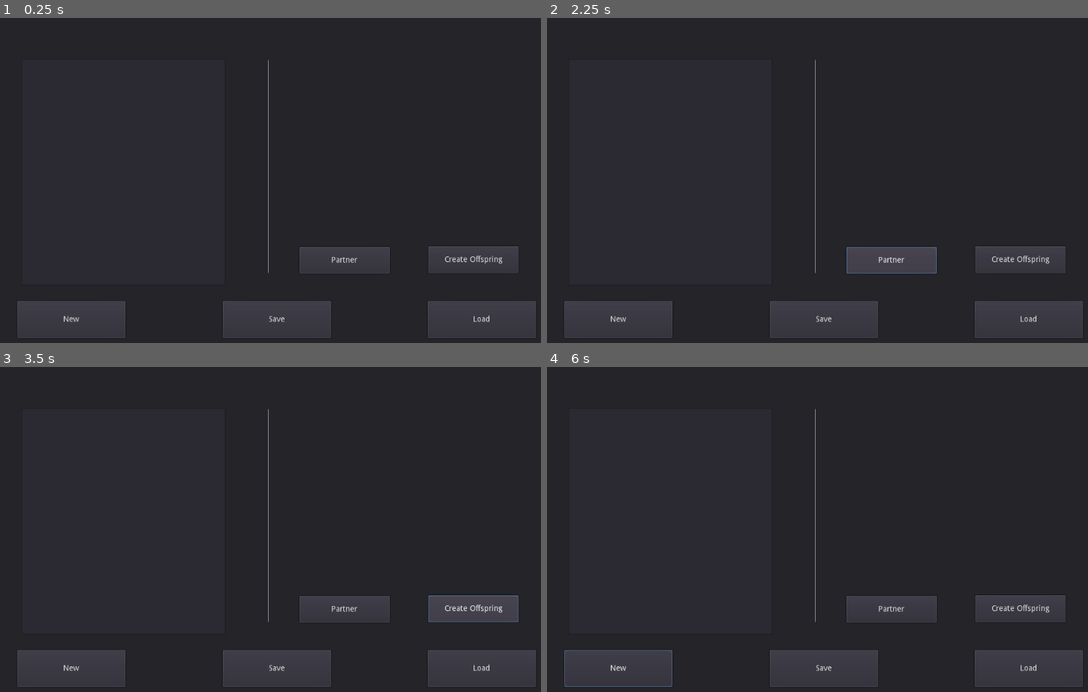
Above: before the commit, frames 1-4 (two rows, left to right).
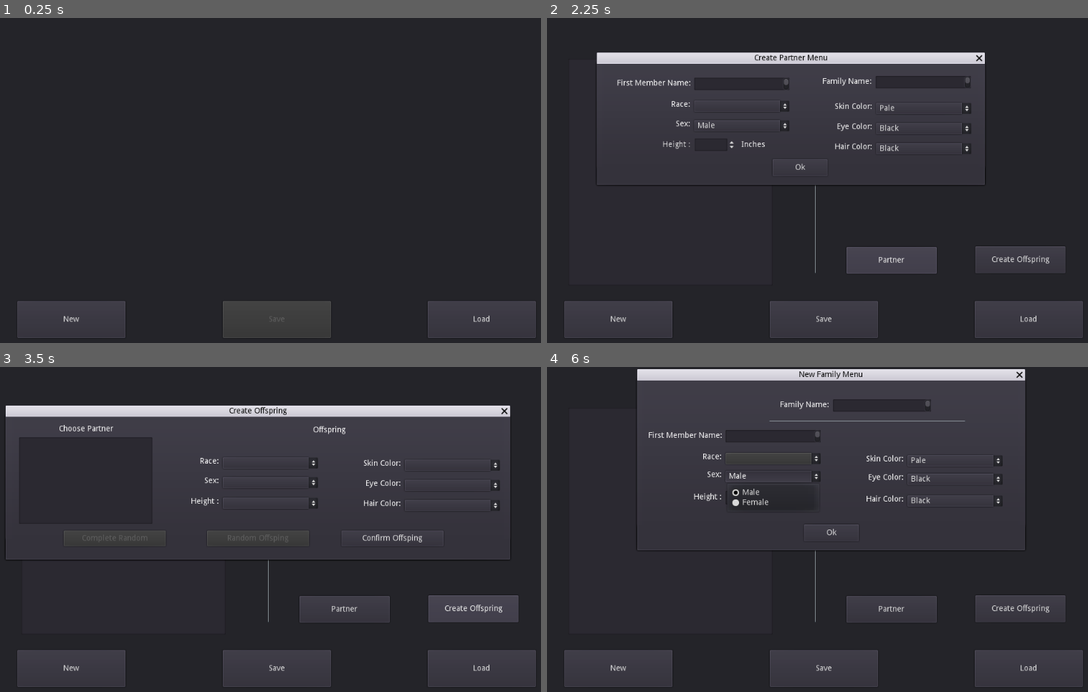
Above: after the commit, the same moments.

Repository: LastDekay/blackflea90
Game: Godot game, scene res://FamilyGen.tscn
Two runs of this game, one before a commit and one after it. Both use one fixed random seed, a clock stepped at 60 frames per second and the inputs below. The project has no main scene, so this scene is started directly.
Inputs (mouse positions are in pixels of both pictures, inside the frame that each line leads up to):
- Up to frame 1 (0.25 s): no input
- Up to frame 2 (2.25 s): click "Load" at 0.5 s; click "Load" at 1.25 s; click "Partner" at 2 s
- Up to frame 3 (3.5 s): click "Create Offspring" at 2.75 s
- Up to frame 4 (6 s): click (817, 464) at 3.52 s; click "Save" at 4.25 s; click "New" at 5 s; click (774, 477) at 5.75 s, where only the run after the commit has a clickable "Male"

The runs differ from the first frame. In frame 1, 1.9% of the frame differs, in the area x 49-96%, y 12-94%; in frame 2, 9.8%; in frame 3, 17%; in frame 4, 17%, in the area x 3-89%, y 0-99%.
Error after the commit: Invalid get index '0' (on base: 'PoolIntArray'). (res://FamilyGen.gd:120)

Commit message:
more UI interconnections and structure

Diff:
--- a/Control.gd
+++ b/Control.gd
@@ -36,6 +36,11 @@
 # Called when the node enters the scene tree for the first time.
 func _ready():
 	pass # Replace with function body.
+	#ternary condition test
+	#var a = 8
+	#var b = 7
+	#print(a if 7<1 else b)
+	#print(familyCurrent.family.name)
 
 
 # Called every frame. 'delta' is the elapsed time since the previous frame.
--- a/FamilyGen.gd
+++ b/FamilyGen.gd
@@ -1,8 +1,8 @@
 extends Control
 
 
-var charaTemp = load("res://scripts/character.gd").new()
-
+var charaTemp = preload("res://scripts/character.gd").new()
+var familyCurrent = load("res://scripts/family.gd").new()
 
 # Called when the node enters the scene tree for the first time.
 func _ready():
@@ -10,15 +10,113 @@
 	var window_size = OS.get_window_size()
 	var centered_pos = (screen_size - window_size) / 2
 	OS.set_window_position(centered_pos)
-	#get_node("BackGround/FamilyDisplays").hide()
+	get_node("BackGround/FamilyDisplays").hide()
+	readyCreateMenus()
 
 
-# Called every frame. 'delta' is the elapsed time since the previous frame.
-#func _process(delta):
-#	pass
+func readyCreateMenus():
+	for sex in charaTemp.sex:
+		get_node("BackGround/FamilyDisplays/NewPartnerWindowDialog/NewSex/OptionButton").add_item(sex)
+		get_node("BackGround/MenuButtons/NewFamilyWindowDialog/NewSex/OptionButton").add_item(sex)
+
+	for skin in charaTemp.skin:
+		get_node("BackGround/FamilyDisplays/NewPartnerWindowDialog/NewSkin/OptionButton").add_item(skin)
+		get_node("BackGround/MenuButtons/NewFamilyWindowDialog/NewSkin/OptionButton") .add_item(skin)
+
+	for hColor in charaTemp.hColor:
+		get_node("BackGround/FamilyDisplays/NewPartnerWindowDialog/NewHair/OptionButton").add_item(hColor)
+		get_node("BackGround/MenuButtons/NewFamilyWindowDialog/NewHair/OptionButton").add_item(hColor)
+
+	for eColor in charaTemp.color:
+		get_node("BackGround/FamilyDisplays/NewPartnerWindowDialog/NewEye/OptionButton").add_item(eColor)
+		get_node("BackGround/MenuButtons/NewFamilyWindowDialog/NewEye/OptionButton").add_item(eColor)
 
 
+#New Family Button
 func _on_NewFamilyButton_pressed():
-	#Testing creating new character
-	var newCharacter = charaTemp.genCharacter()
-	print(newCharacter)
+	get_node("BackGround/MenuButtons/NewFamilyWindowDialog").popup()
+
+func _on_NewFamComButton_pressed():
+	familyCurrent.name = get_node("BackGround/MenuButtons/NewFamilyWindowDialog/FamName/TextEdit").get_text()
+	get_node("BackGround/MenuButtons/NewFamilyWindowDialog").hide()
+	get_node("BackGround/MenuButtons/SaveFamilyButton").disabled = false
+	get_node("BackGround/FamilyDisplays").show()
+
+
+#Tier 0: only leads to create new partner window
+func _on_ChoosePartnerButton_pressed():
+	get_node("BackGround/FamilyDisplays/NewPartnerWindowDialog").popup()
+
+#Create new Partner UI
+func _on_NewPartComButton_pressed():
+	get_node("BackGround/FamilyDisplays/NewPartnerWindowDialog").hide()
+
+
+#Bring up offspringUI
+func _on_CreateOffspringButton_pressed():
+	get_node("BackGround/FamilyDisplays/CreateOffspringWindow").popup()
+
+#Create new offspring UI
+func _on_ConfirmOffspringButton_pressed():
+	get_node("BackGround/FamilyDisplays/CreateOffspringWindow").hide()
+
+
+
+
+#Save and Load Functions
+func saveFam(content):
+	var saveTestName = "user://" + familyCurrent.family.name + ".dat"
+	print("content:",content,"\npath:",saveTestName)
+	var file = File.new()
+	file.open(saveTestName, File.WRITE)
+	#file.store_string(str(content))
+	file.store_line(JSON.print(content))
+	file.close()
+
+func load_game(path):
+	var file = File.new()
+	file.open(path, File.READ)
+	#var content = file.get_as_text()
+	var content = JSON.parse(file.get_line())
+	var finalCont = content.get_result()
+	print(finalCont)
+	file.close()
+	return content.get_result()
+
+func dir_contents(path):
+	get_node("BackGround/MenuButtons/LoadWindowDialog/LoadFileItemList").clear()
+	var dir = Directory.new()
+	if dir.open(path) == OK:
+		dir.list_dir_begin()
+		var file_name = dir.get_next()
+		while file_name != "":
+			if dir.current_is_dir():
+				print("Found directory: " + file_name)
+
+			else:
+				get_node("BackGround/MenuButtons/LoadWindowDialog/LoadFileItemList").add_item(file_name)
+				print("Found file: " + file_name)
+			file_name = dir.get_next()
+	else:
+		print("An error occurred when trying to access the path.")
+
+func _on_SaveFamilyButton_pressed():
+	saveFam(familyCurrent.family)
+
+
+func _on_LoadFamilyButton_pressed():
+	get_node("BackGround/MenuButtons/LoadWindowDialog").popup()
+	#Load files
+	dir_contents("user://")
+
+
+func _on_DeleteFileButton_pressed():
+	pass # Replace with function body.
+
+func _on_LoadFileButton_pressed():
+	get_node("BackGround/FamilyDisplays").show()
+	get_node("BackGround/MenuButtons/LoadWindowDialog").hide()
+	get_node("BackGround/MenuButtons/SaveFamilyButton").disabled = false
+	var pathLocInIL = get_node("BackGround/MenuButtons/LoadWindowDialog/LoadFileItemList").get_selected_items()[0]
+	var pathName = get_node("BackGround/MenuButtons/LoadWindowDialog/LoadFileItemList").get_item_text(pathLocInIL)
+	familyCurrent.family =  load_game(pathName)
--- a/FamilyGen.tscn
+++ b/FamilyGen.tscn
@@ -140,13 +140,23 @@
 margin_top = 138.0
 margin_right = 167.0
 margin_bottom = 152.0
+rect_scale = Vector2( 1.00383, 1 )
 text = "Height :"
 align = 2
 
-[node name="OptionButton" type="OptionButton" parent="BackGround/FamilyDisplays/NewPartnerWindowDialog/NewHeight"]
-margin_left = 138.0
-margin_right = 308.0
-margin_bottom = 20.0
+[node name="SpinBox" type="SpinBox" parent="BackGround/FamilyDisplays/NewPartnerWindowDialog/NewHeight"]
+margin_left = 138.0
+margin_top = -4.0
+margin_right = 212.0
+margin_bottom = 20.0
+rect_scale = Vector2( 1, 0.91252 )
+allow_greater = true
+
+[node name="Label" type="Label" parent="BackGround/FamilyDisplays/NewPartnerWindowDialog/NewHeight"]
+margin_left = 221.152
+margin_right = 307.152
+margin_bottom = 17.0
+text = "Inches"
 
 [node name="NewEye" type="Label" parent="BackGround/FamilyDisplays/NewPartnerWindowDialog"]
 margin_left = 361.0
@@ -186,7 +196,6 @@
 text = "Ok"
 
 [node name="CreateOffspringWindow" type="WindowDialog" parent="BackGround/FamilyDisplays"]
-visible = true
 margin_left = 28.0
 margin_top = 89.0
 margin_right = 929.0
@@ -362,6 +371,7 @@
 margin_right = 96.5
 margin_bottom = 33.0
 rect_pivot_offset = Vector2( -281, -61 )
+disabled = true
 text = "Save"
 
 [node name="LoadFamilyButton" type="Button" parent="BackGround/MenuButtons"]
@@ -423,7 +433,7 @@
 [node name="TextEdit" type="TextEdit" parent="BackGround/MenuButtons/NewFamilyWindowDialog/FamName"]
 margin_left = 138.0
 margin_top = -3.0
-margin_right = 308.0
+margin_right = 313.0
 margin_bottom = 19.0
 
 [node name="NewGivenName" type="Label" parent="BackGround/MenuButtons/NewFamilyWindowDialog"]
@@ -452,6 +462,7 @@
 margin_left = 138.0
 margin_right = 308.0
 margin_bottom = 20.0
+disabled = true
 
 [node name="NewSex" type="Label" parent="BackGround/MenuButtons/NewFamilyWindowDialog"]
 margin_left = 20.0
@@ -487,10 +498,18 @@
 text = "Height :"
 align = 2
 
-[node name="OptionButton" type="OptionButton" parent="BackGround/MenuButtons/NewFamilyWindowDialog/NewHeight"]
-margin_left = 138.0
-margin_right = 308.0
-margin_bottom = 20.0
+[node name="OptionButton" type="SpinBox" parent="BackGround/MenuButtons/NewFamilyWindowDialog/NewHeight"]
+margin_left = 138.0
+margin_top = -4.0
+margin_right = 212.0
+margin_bottom = 20.0
+allow_greater = true
+
+[node name="Label" type="Label" parent="BackGround/MenuButtons/NewFamilyWindowDialog/NewHeight"]
+margin_left = 216.0
+margin_right = 308.0
+margin_bottom = 14.0
+text = "Inches"
 
 [node name="NewEye" type="Label" parent="BackGround/MenuButtons/NewFamilyWindowDialog"]
 margin_left = 345.0
@@ -535,4 +554,13 @@
 margin_right = 586.0
 margin_bottom = 90.0
 
+[connection signal="pressed" from="BackGround/FamilyDisplays/MemberDetailLabel/ChoosePartnerButton" to="." method="_on_ChoosePartnerButton_pressed"]
+[connection signal="pressed" from="BackGround/FamilyDisplays/MemberDetailLabel/CreateOffspringButton" to="." method="_on_CreateOffspringButton_pressed"]
+[connection signal="pressed" from="BackGround/FamilyDisplays/NewPartnerWindowDialog/NewPartComButton" to="." method="_on_NewPartComButton_pressed"]
+[connection signal="pressed" from="BackGround/FamilyDisplays/CreateOffspringWindow/ConfirmOffspringButton" to="." method="_on_ConfirmOffspringButton_pressed"]
 [connection signal="pressed" from="BackGround/MenuButtons/NewFamilyButton" to="." method="_on_NewFamilyButton_pressed"]
+[connection signal="pressed" from="BackGround/MenuButtons/SaveFamilyButton" to="." method="_on_SaveFamilyButton_pressed"]
+[connection signal="pressed" from="BackGround/MenuButtons/LoadFamilyButton" to="." method="_on_LoadFamilyButton_pressed"]
+[connection signal="pressed" from="BackGround/MenuButtons/LoadWindowDialog/LoadFileButton" to="." method="_on_LoadFileButton_pressed"]
+[connection signal="pressed" from="BackGround/MenuButtons/LoadWindowDialog/DeleteFileButton" to="." method="_on_DeleteFileButton_pressed"]
+[connection signal="pressed" from="BackGround/MenuButtons/NewFamilyWindowDialog/NewFamComButton" to="." method="_on_NewFamComButton_pressed"]
--- a/scripts/character.gd
+++ b/scripts/character.gd
@@ -13,22 +13,41 @@
 var characterTemplate = {
 	"id":"",
 	'givenName':'',
-	'lastName':'',
+	'surName':'',
 	"skin":"",
 	"eyeColor":"",
 	"hairColor":"",
-	"height":""
+	"height":0,
+	"core":null,
+	"mother":null,
+	"father":null,
+	"partners":[]
 }
 
 
-func genCharacter():
+func genCharacter(isCore):
 	randomize()
 	#print(uuid.v4())
 	var character = characterTemplate
 	character.id =uuid.v4()
 	character.skin = dkR.selectFrom(skin)
 	character.eyeColor = dkR.selectFrom(color)
-	character.height = rng.randi_range(50,75)
+	character.height = rng.randi_range(50,80)
 	character.hairColor = dkR.selectFrom(hColor)
+	character.core = isCore
 	#return character object
 	return character
+
+func createCharacter(gName,sName,skin,eyeColor,hairColor,height,isCore,motherId,fatherId):
+	randomize()
+	var character = characterTemplate
+	character.id = uuid.v4()
+	character.givenName = gName
+	character.surName = sName
+	character.skin = skin
+	character.eyeColor = eyeColor
+	character.hairColor = hairColor
+	character.height = height
+	character.core = isCore
+	character.mother = motherId
+	character.father = fatherId
--- /dev/null
+++ b/scripts/family.gd
@@ -0,0 +1,6 @@
+extends Node
+
+var family = {
+	"name": "Test",
+	"members": {}
+}
Not shown, removed: .mono/metadata/ide_messaging_meta.txt
